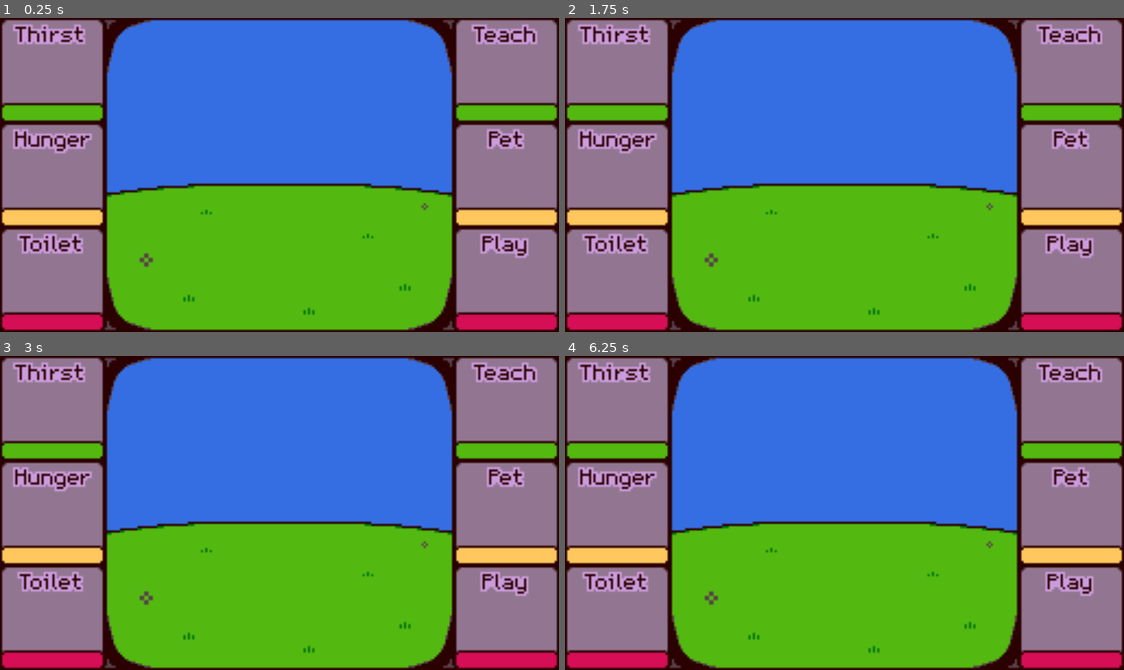
Above: before the commit, frames 1-4 (two rows, left to right).
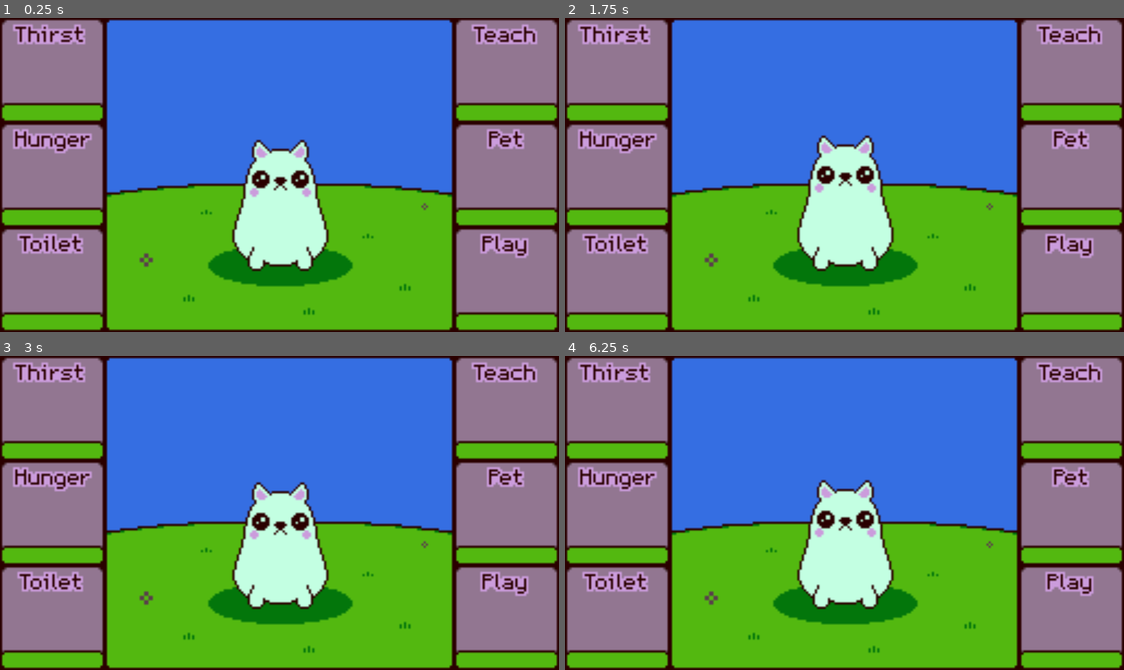
Above: after the commit, the same moments.

Repository: joannetteg/KeepItAlive
Game: Godot game, scene res://Scene/Main.tscn
The game is run twice, just before and just after one commit, with the same random seed, the same clock (stepped at 60 frames per second) and the same inputs. Before the commit the project starts from res://Scene/Mockup.tscn.
Inputs (mouse positions are in pixels of both pictures, inside the frame that each line leads up to):
- Up to frame 1 (0.25 s): no input
- Up to frame 2 (1.75 s): click (615, 71) at 0.52 s; click (615, 175) at 1.27 s
- Up to frame 3 (3 s): click (50, 616) at 2.02 s; click (508, 409) at 2.77 s
- Up to frame 4 (6.25 s): click (1068, 513) at 3.52 s; click (1073, 619) at 4.27 s; click (1073, 619) at 5.02 s; click (615, 409) at 5.77 s

The runs differ from the first frame. In frame 1, 13% of the frame differs, in the area x 0-100%, y 0-100%; in frame 2, 13%; in frame 3, 12%; in frame 4, 13%.

Commit message:
More assets

Diff:
--- /dev/null
+++ b/Scene/Main.tscn
@@ -0,0 +1,193 @@
+[gd_scene load_steps=23 format=2]
+
+[ext_resource path="res://Resources/Mockups/UI/Background.png" type="Texture" id=1]
+[ext_resource path="res://Resources/Mockups/UI/BTN_Play_up.png" type="Texture" id=2]
+[ext_resource path="res://Resources/Mockups/UI/BTN_Play_down.png" type="Texture" id=3]
+[ext_resource path="res://Resources/Mockups/UI/BTN_Toilet_up.png" type="Texture" id=4]
+[ext_resource path="res://Resources/Mockups/UI/BTN_Thirst_up.png" type="Texture" id=5]
+[ext_resource path="res://Resources/Mockups/UI/BTN_Thirst_down.png" type="Texture" id=6]
+[ext_resource path="res://Resources/Mockups/UI/BTN_Hunger_down.png" type="Texture" id=7]
+[ext_resource path="res://Resources/Mockups/UI/BTN_Teach_up.png" type="Texture" id=8]
+[ext_resource path="res://Resources/Mockups/UI/BTN_Pet_up.png" type="Texture" id=9]
+[ext_resource path="res://Resources/Mockups/UI/BTN_Toilet_down.png" type="Texture" id=10]
+[ext_resource path="res://Resources/Mockups/UI/BTN_Pet_down.png" type="Texture" id=11]
+[ext_resource path="res://Resources/Mockups/UI/BTN_Hunger_up.png" type="Texture" id=12]
+[ext_resource path="res://Resources/Mockups/UI/BTN_Teach_down.png" type="Texture" id=13]
+[ext_resource path="res://Resources/Mockups/UI/ui_bar_green.png" type="Texture" id=14]
+[ext_resource path="res://Resources/Mockups/CatAnimations/Idle/Kitty_idle_2.png" type="Texture" id=15]
+[ext_resource path="res://Resources/Mockups/CatAnimations/Idle/Kitty_idle_3.png" type="Texture" id=16]
+[ext_resource path="res://Resources/Mockups/CatAnimations/Idle/Kitty_idle_1.png" type="Texture" id=17]
+[ext_resource path="res://Resources/Mockups/CatAnimations/Idle/Kitty_idle_5.png" type="Texture" id=18]
+[ext_resource path="res://Resources/Mockups/CatAnimations/Idle/Kitty_idle_6.png" type="Texture" id=19]
+[ext_resource path="res://Resources/Mockups/CatAnimations/Idle/Kitty_idle_4.png" type="Texture" id=20]
+[ext_resource path="res://Resources/Mockups/CatAnimations/Idle/Kitty_idle_7.png" type="Texture" id=21]
+
+[sub_resource type="SpriteFrames" id=1]
+animations = [ {
+"frames": [ ExtResource( 17 ), ExtResource( 15 ), ExtResource( 16 ), ExtResource( 20 ), ExtResource( 18 ), ExtResource( 19 ), ExtResource( 21 ) ],
+"loop": true,
+"name": "default",
+"speed": 10.0
+} ]
+
+[node name="Main" type="Node2D"]
+
+[node name="Control" type="Control" parent="."]
+anchor_right = 1.0
+anchor_bottom = 1.0
+__meta__ = {
+"_edit_use_anchors_": false
+}
+
+[node name="Background" type="TextureRect" parent="Control"]
+anchor_right = 1.0
+anchor_bottom = 1.0
+margin_left = -0.473343
+margin_top = 0.315559
+margin_right = 255.527
+margin_bottom = 144.316
+texture = ExtResource( 1 )
+__meta__ = {
+"_edit_use_anchors_": false
+}
+
+[node name="BAR_Thirst" type="TextureProgress" parent="Control/Background"]
+margin_left = 0.342915
+margin_top = 35.7066
+margin_right = 48.3429
+margin_bottom = 47.7066
+max_value = 48.0
+value = 48.0
+texture_progress = ExtResource( 14 )
+__meta__ = {
+"_edit_use_anchors_": false
+}
+
+[node name="BAR_Hunger" type="TextureProgress" parent="Control/Background"]
+margin_left = 0.139008
+margin_top = 85.0521
+margin_right = 48.139
+margin_bottom = 97.0521
+max_value = 48.0
+value = 48.0
+texture_progress = ExtResource( 14 )
+__meta__ = {
+"_edit_use_anchors_": false
+}
+
+[node name="BAR_Toilet" type="TextureProgress" parent="Control/Background"]
+margin_left = 0.139008
+margin_top = 131.951
+margin_right = 48.139
+margin_bottom = 143.951
+max_value = 48.0
+value = 48.0
+texture_progress = ExtResource( 14 )
+__meta__ = {
+"_edit_use_anchors_": false
+}
+
+[node name="BAR_Teach" type="TextureProgress" parent="Control/Background"]
+margin_left = 207.92
+margin_top = 37.5418
+margin_right = 255.92
+margin_bottom = 49.5418
+max_value = 48.0
+value = 48.0
+texture_progress = ExtResource( 14 )
+__meta__ = {
+"_edit_use_anchors_": false
+}
+
+[node name="BAR_Pet" type="TextureProgress" parent="Control/Background"]
+margin_left = 208.328
+margin_top = 85.0521
+margin_right = 256.328
+margin_bottom = 97.0521
+max_value = 48.0
+value = 48.0
+texture_progress = ExtResource( 14 )
+__meta__ = {
+"_edit_use_anchors_": false
+}
+
+[node name="BAR_Play" type="TextureProgress" parent="Control/Background"]
+margin_left = 208.428
+margin_top = 131.983
+margin_right = 256.428
+margin_bottom = 143.983
+max_value = 48.0
+value = 48.0
+texture_progress = ExtResource( 14 )
+__meta__ = {
+"_edit_use_anchors_": false
+}
+
+[node name="BTN_Thist" type="TextureButton" parent="Control/Background"]
+margin_left = -0.157784
+margin_top = -0.157776
+margin_right = 47.8422
+margin_bottom = 47.8422
+texture_normal = ExtResource( 5 )
+texture_pressed = ExtResource( 6 )
+__meta__ = {
+"_edit_use_anchors_": false
+}
+
+[node name="BTN_Hunger" type="TextureButton" parent="Control/Background"]
+margin_left = 0.451874
+margin_top = 48.3502
+margin_right = 48.4519
+margin_bottom = 96.3502
+texture_normal = ExtResource( 12 )
+texture_pressed = ExtResource( 7 )
+
+[node name="BTN_Toilet" type="TextureButton" parent="Control/Background"]
+margin_left = 0.225929
+margin_top = 95.5707
+margin_right = 48.2259
+margin_bottom = 143.571
+texture_normal = ExtResource( 4 )
+texture_pressed = ExtResource( 10 )
+__meta__ = {
+"_edit_use_anchors_": false
+}
+
+[node name="BTN_Teach" type="TextureButton" parent="Control/Background"]
+margin_left = 208.313
+margin_top = 0.225933
+margin_right = 256.313
+margin_bottom = 48.2259
+texture_normal = ExtResource( 8 )
+texture_pressed = ExtResource( 13 )
+__meta__ = {
+"_edit_use_anchors_": false
+}
+
+[node name="BTN_Pet" type="TextureButton" parent="Control/Background"]
+margin_left = 207.676
+margin_top = 48.0363
+margin_right = 255.676
+margin_bottom = 96.0363
+texture_normal = ExtResource( 9 )
+texture_pressed = ExtResource( 11 )
+__meta__ = {
+"_edit_use_anchors_": false
+}
+
+[node name="BTN_Play" type="TextureButton" parent="Control/Background"]
+margin_left = 208.444
+margin_top = 96.0721
+margin_right = 256.444
+margin_bottom = 144.072
+texture_normal = ExtResource( 2 )
+texture_pressed = ExtResource( 3 )
+__meta__ = {
+"_edit_use_anchors_": false
+}
+
+[node name="Kitty" type="AnimatedSprite" parent="Control"]
+position = Vector2( 128.431, 85.9908 )
+frames = SubResource( 1 )
+frame = 2
+playing = true
--- a/project.godot
+++ b/project.godot
@@ -16,7 +16,7 @@
 [application]
 
 config/name="LD46-KeepItAlive"
-run/main_scene="res://Scene/Mockup.tscn"
+run/main_scene="res://Scene/Main.tscn"
 config/icon="res://icon.png"
 
 [display]
Binary file changed: Resources/Mockups/Mockup.aseprite
Binary file added: Resources/Mockups/Moon.png
Binary file added: Resources/Mockups/Sun.aseprite
Binary file added: Resources/Mockups/Sun.png
Binary file added: Resources/Mockups/UI/Background_nigth.png
